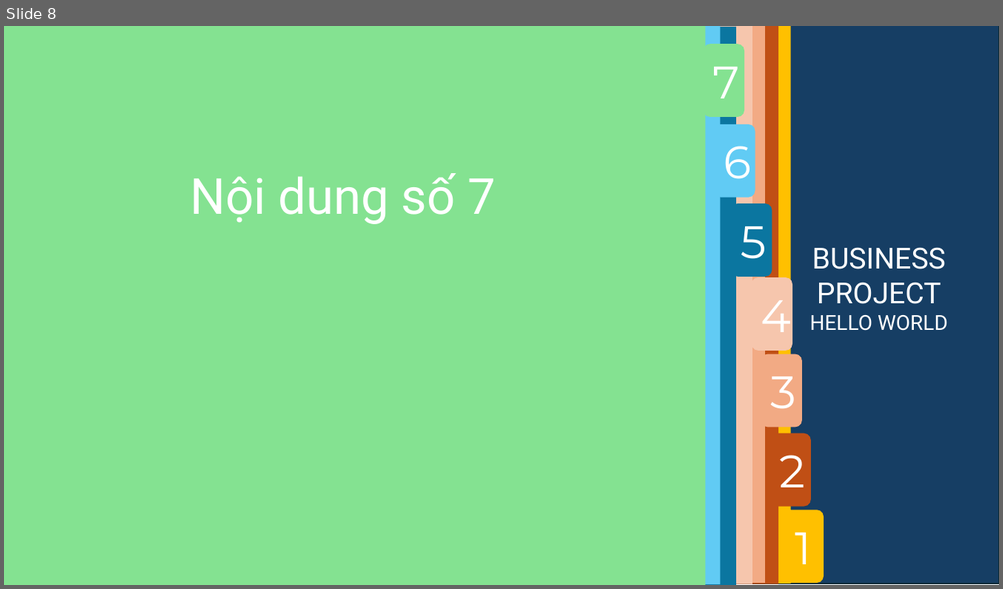
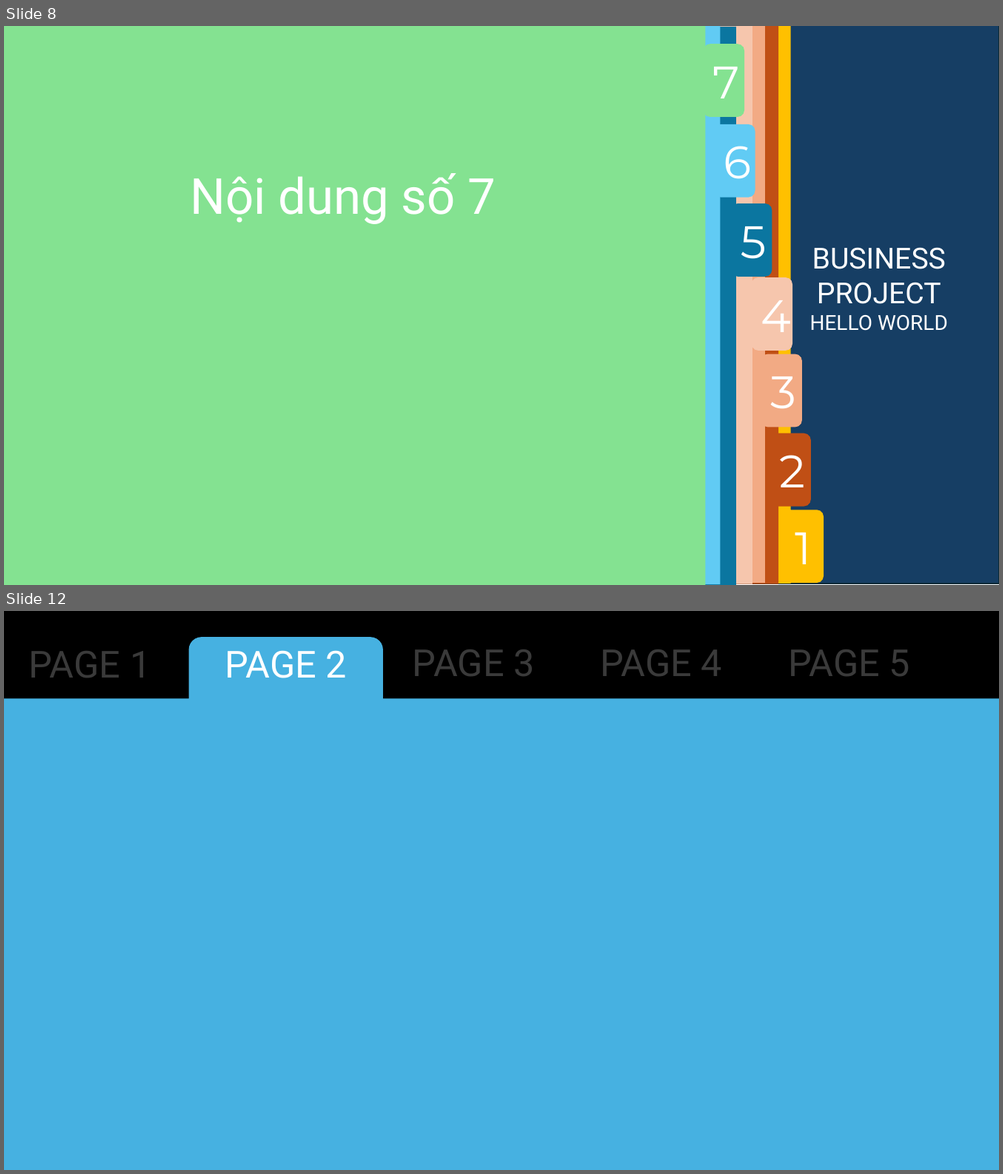
Before and after one commit to Tuyen2k/PC_Vitus, a slide deck: power point/slide page.pptx. Shown one above the other, each under a label of ours: slide 8 before the commit, slides 8 and 12 after it; the slides between them are not shown. The pictures are 1003x589 and 1003x1174 pixels, drawn with LibreOffice and Linux fonts; fonts in the diff are those of the drawing. Boxes give left, top, right and bottom in pixels: in the first picture for what was removed or moved away, otherwise in the second. Text is boxed around its words. In the diff, an @@ line names an element or a change of style, - is before the commit and + after.

```diff
--- a/power point/slide page.pptx
+++ b/power point/slide page.pptx
@@ slide 12 added at (x1=4, y1=611, x2=999, y2=1170), background #000000 @@
@@ text added at (x1=29, y1=651, x2=151, y2=678), 36 pt, text #3A3A3A @@
+PAGE 1
@@ rounded rectangle added at (x1=189, y1=637, x2=383, y2=713), fill #46B1E1 @@
@@ text added at (x1=225, y1=650, x2=347, y2=678), 36 pt, text #FFFFFF @@
+PAGE 2
@@ text added at (x1=412, y1=649, x2=534, y2=676), 36 pt, text #3A3A3A @@
+PAGE 3
@@ text added at (x1=600, y1=649, x2=722, y2=676), 36 pt, text #3A3A3A @@
+PAGE 4
@@ text added at (x1=788, y1=649, x2=910, y2=676), 36 pt, text #3A3A3A @@
+PAGE 5
@@ rectangle added at (x1=4, y1=698, x2=999, y2=1170), fill #46B1E1 @@
```
Also in this commit, not shown: 8 other slides added, 52 other files.
